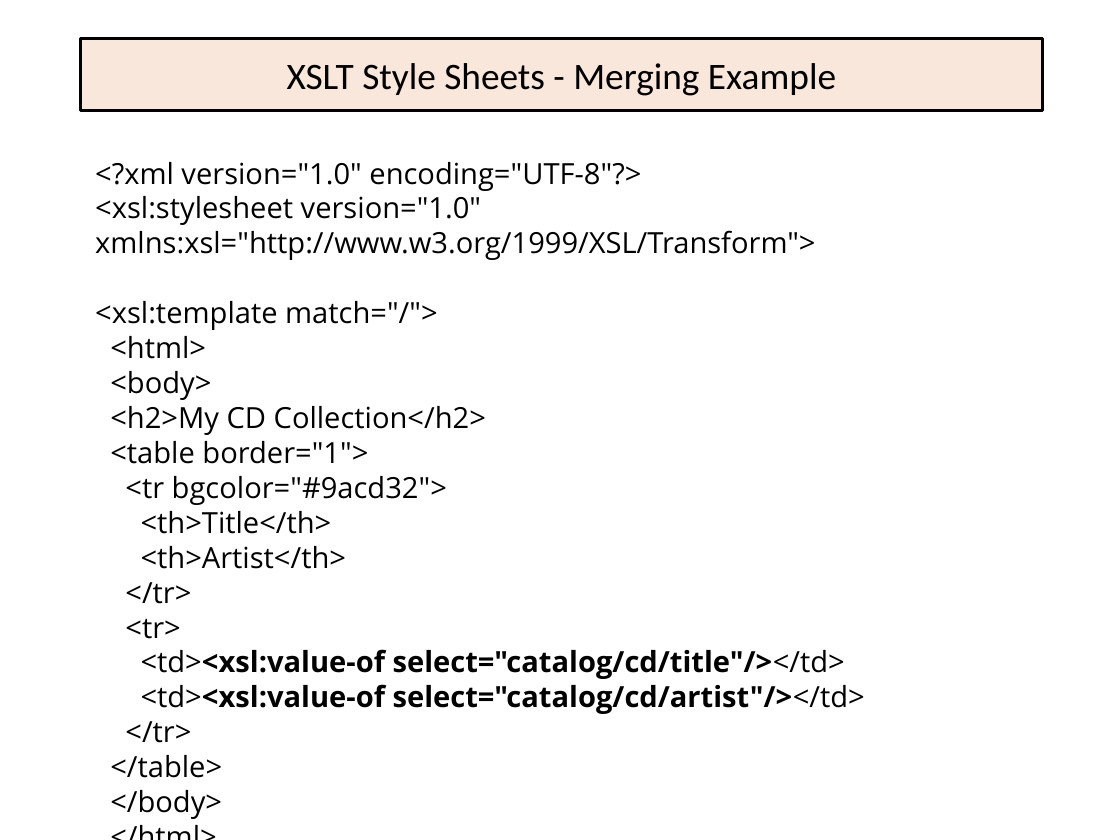
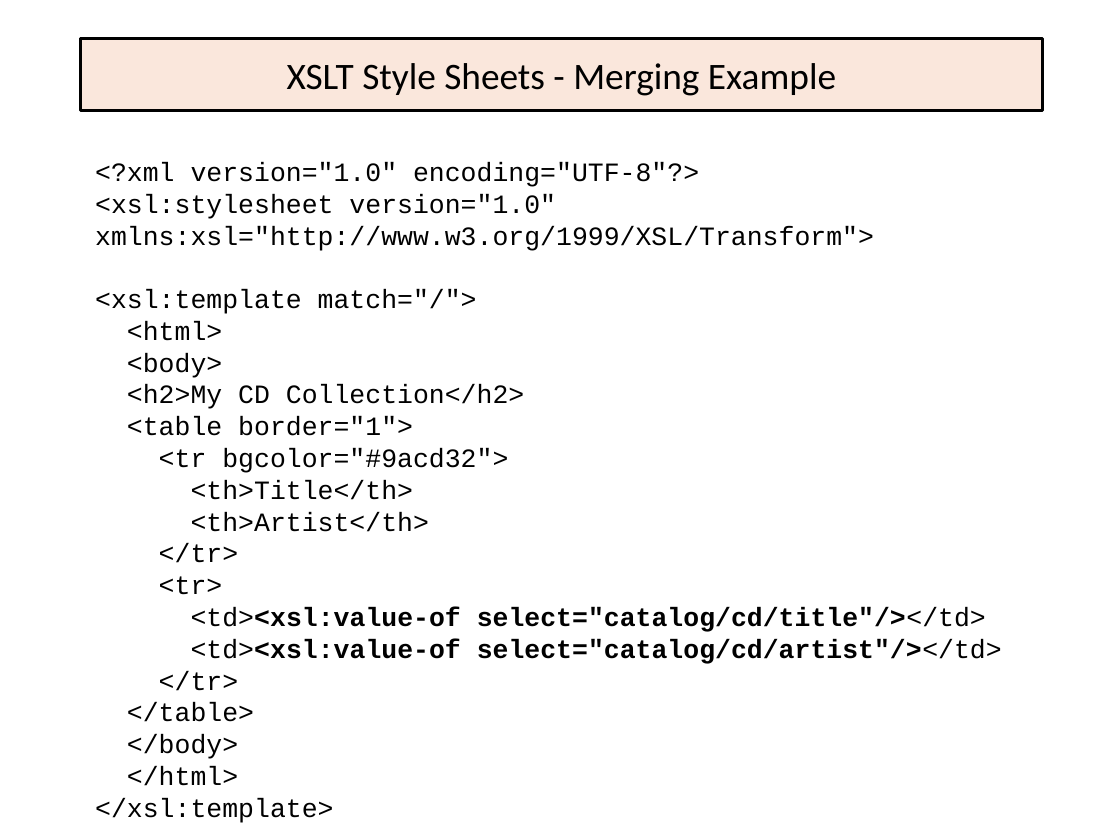
Before and after one commit to EricJPogue/www-epogue-info, a slide deck: slide 55 of CPSC-24700/Presentations/xml-and-webservices.pptx (slide 54 before the commit). Drawn at 1120x840 pixels with LibreOffice and Linux fonts; fonts in the diff are those of the drawing. Boxes give left, top, right and bottom in pixels: in the first picture for what was removed or moved away, otherwise in the second. Text is boxed around its words. In the diff, an @@ line names an element or a change of style, - is before the commit and + after.

```diff
--- a/CPSC-24700/Presentations/xml-and-webservices.pptx
+++ b/CPSC-24700/Presentations/xml-and-webservices.pptx
@@ text "<?xml version="1.0" encoding="UTF-8"?> <xsl:stylesheet versi ..." at (95, 162, 1002, 823): size 18.7 to 17.1 pt, font Open Sans to Courier New @@
```
Also in this commit, not shown: 4 other slides changed, 1 slide added, 6 other files.
